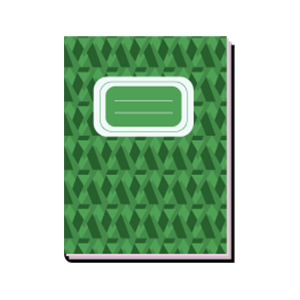
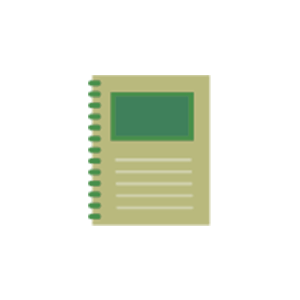
Layered file, before and after one edit (300×300). Changes by layer:
added group "libros" with 8 layers above "mueble_lobos03" over [64, 36, 235, 263]
added layer "mapoteca_2" in group "cuadernos" over [88, 75, 211, 226]
hid "2_3" over [64, 36, 235, 263]
